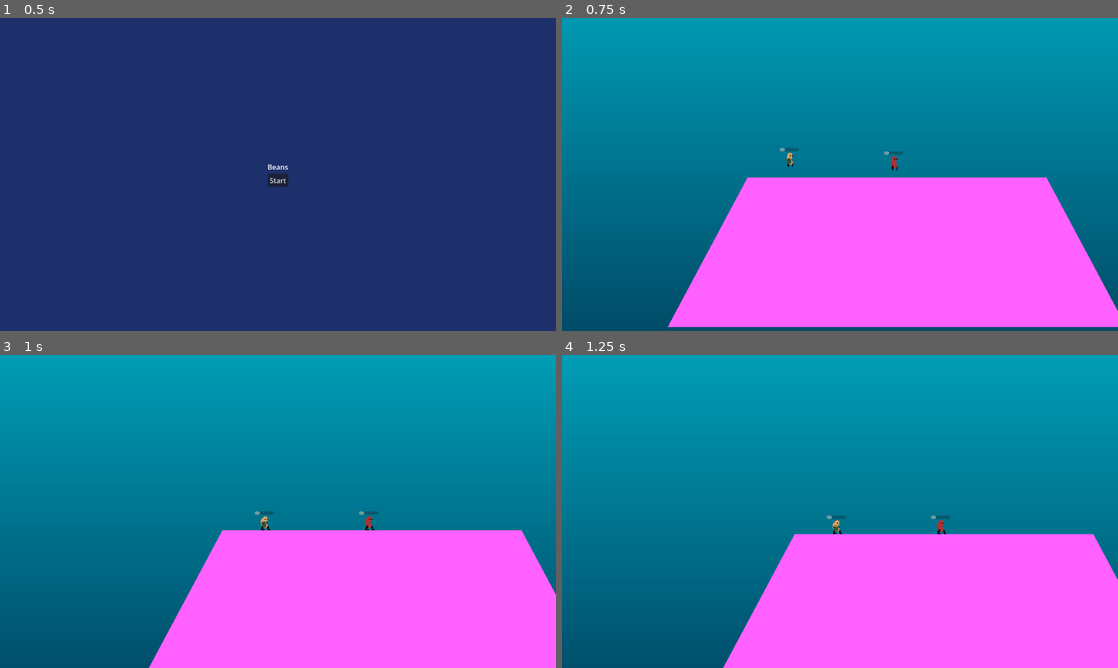
Above: before the commit, frames 1-4 (two rows, left to right).
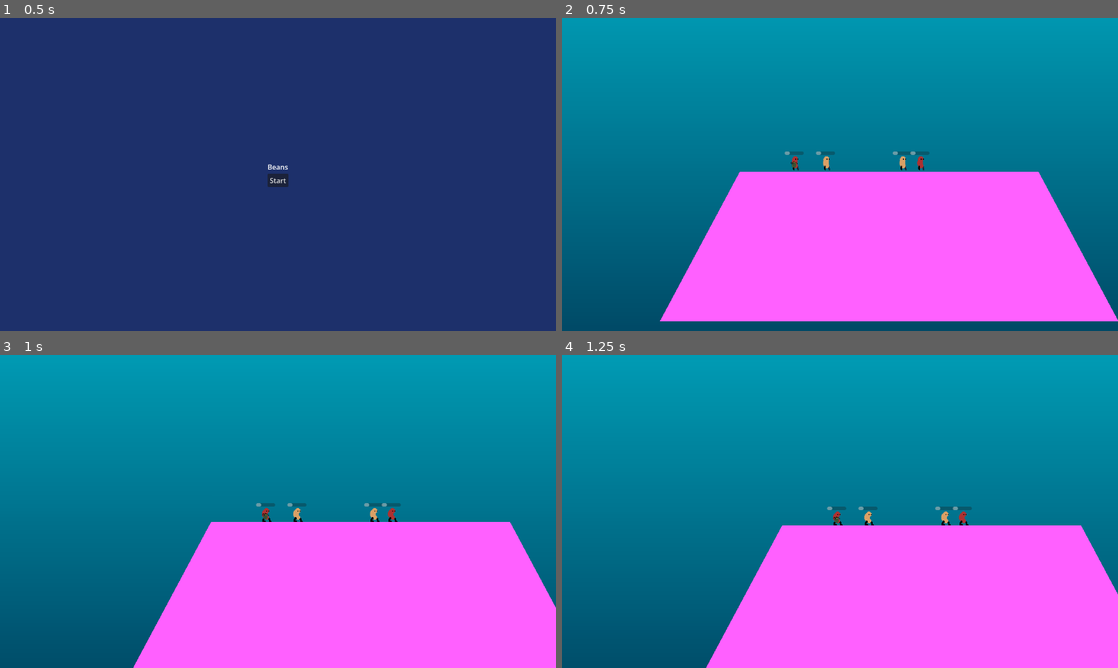
Above: after the commit, the same moments.

Repository: fredchien3/20-game-challenge
Game: Godot game, scene res://main/main.tscn
Same seed, same stepped clock (60 frames per second), same inputs: the game is played once before the commit and once after it.
Inputs:
- Up to frame 1 (0.5 s): no input
- Up to frame 2 (0.75 s): click "Start" at 0.5 s
- Up to frame 3 (1 s): no input
- Up to frame 4 (1.25 s): no input

Frame 1 is identical in both runs. In frame 2, 4.5% of the frame differs, in the area x 17-100%, y 41-99%; in frame 3, 3.5%; in frame 4, 3.6%.

Commit message:
Programmatically spawn beans

Diff:
--- a/7--worms/bean/bean.gd
+++ b/7--worms/bean/bean.gd
@@ -5,13 +5,15 @@
 signal died(bean)
 signal exploded(pos, radius)
 
+enum Type { PINTO, KIDNEY }
+
 # Movement
 const SPEED := 150.0
 const JUMP_VELOCITY := -300.0
 ## How long the bean gets to move for after firing weapon
 const MOVEMENT_ALLOWANCE_AFTER_FIRING := 1.0
 
-@export_enum("pinto", "kidney") var type: String
+@export var type: Type
 @export var explosion_radius: float
 # Aiming/charging variables
 @export var power_rate: float
@@ -36,11 +38,6 @@
 var health := 20.0
 
 @onready var current_weapon: PackedScene = GrenadeScene
-
-
-func _ready() -> void:
-	if type == "kidney":
-		body_sprite.sprite_frames = kidney_sprite_frames
 
 
 func _physics_process(delta: float) -> void:
@@ -82,6 +79,12 @@
 	elif event.is_action_pressed("select_bazooka"):
 		weapon_sprite.texture = bazooka_texture
 		current_weapon = MissileScene
+
+
+func set_type(_type: Type) -> void:
+	type = _type
+	if type == Type.KIDNEY:
+		body_sprite.sprite_frames = kidney_sprite_frames
 
 
 func handle_labels():
--- a/7--worms/bean/bean.tscn
+++ b/7--worms/bean/bean.tscn
@@ -14,7 +14,6 @@
 [node name="Bean" type="CharacterBody2D" unique_id=1631304650 node_paths=PackedStringArray("weapon_sprite", "health_bar", "power_bar", "body_sprite") groups=["beans"]]
 collision_layer = 2
 script = ExtResource("1_a2qa3")
-type = "pinto"
 explosion_radius = 50.0
 power_rate = 500.0
 max_power = 750.0
@@ -32,8 +31,9 @@
 [node name="AnimatedSprite2D" type="AnimatedSprite2D" parent="." unique_id=186977195]
 position = Vector2(-4.76837e-07, -2.38419e-07)
 sprite_frames = ExtResource("6_a2qa3")
-animation = &"idle"
+animation = &"walk"
 autoplay = "idle"
+frame_progress = 0.88736075
 
 [node name="CollisionShape2D" type="CollisionShape2D" parent="." unique_id=2094025430]
 position = Vector2(2, 0)
--- a/7--worms/bean/kidney_sprite_frames.tres
+++ b/7--worms/bean/kidney_sprite_frames.tres
@@ -96,5 +96,5 @@
 }],
 "loop": true,
 "name": &"walk",
-"speed": 10.0
+"speed": 14.0
 }]
--- a/7--worms/bean/pinto_sprite_frames.tres
+++ b/7--worms/bean/pinto_sprite_frames.tres
@@ -96,5 +96,5 @@
 }],
 "loop": true,
 "name": &"walk",
-"speed": 10.0
+"speed": 14.0
 }]
--- a/7--worms/main/level.gd
+++ b/7--worms/main/level.gd
@@ -8,8 +8,11 @@
 @export var terrain: StaticBody2D
 @export var camera: Camera2D
 @export var ExplosionScene: PackedScene
+@export var BeanScene: PackedScene
+@export var SpawnPoint: PathFollow2D
 
 var game_active = true
+var beans_per_team = 2
 var active_bean: CharacterBody2D
 var active_bean_index := 0
 var beans: Array[Node]
@@ -17,20 +20,7 @@
 
 func _ready() -> void:
 	Engine.time_scale = 1.0
-	beans = get_tree().get_nodes_in_group("beans")
-
-	beans.sort_custom(func(a, b): return a.global_position.x < b.global_position.x)
-
-	active_bean = beans[active_bean_index]
-	active_bean.set_active(true)
-	camera.global_position = active_bean.global_position
-
-	# Bind weapon spawns
-	for bean in beans:
-		bean.grenade_thrown.connect(_on_bean_grenade_thrown)
-		bean.bazooka_shot.connect(_on_bean_bazooka_shot)
-		bean.died.connect(_on_bean_died)
-		bean.exploded.connect(_on_explosion)
+	initialize_beans()
 
 
 func _physics_process(_delta: float) -> void:
@@ -50,6 +40,31 @@
 func _input(event: InputEvent) -> void:
 	if event.is_action_pressed("debug_p"):
 		cycle_active_bean()
+
+
+func initialize_beans() -> void:
+	for type in BeanScene.instantiate().Type.values():
+		for i in range(0, beans_per_team):
+			var bean = BeanScene.instantiate()
+			bean.set_type(type)
+			SpawnPoint.progress_ratio = randf()
+			bean.global_position = SpawnPoint.global_position
+			add_child(bean)
+
+	beans = get_tree().get_nodes_in_group("beans")
+
+	beans.sort_custom(func(a, b): return a.global_position.x < b.global_position.x)
+
+	active_bean = beans[active_bean_index]
+	active_bean.set_active(true)
+	camera.global_position = active_bean.global_position
+
+	# Bind weapon spawns
+	for bean in beans:
+		bean.grenade_thrown.connect(_on_bean_grenade_thrown)
+		bean.bazooka_shot.connect(_on_bean_bazooka_shot)
+		bean.died.connect(_on_bean_died)
+		bean.exploded.connect(_on_explosion)
 
 
 func reload():
--- a/7--worms/main/level.tscn
+++ b/7--worms/main/level.tscn
@@ -13,11 +13,19 @@
 
 [sub_resource type="WorldBoundaryShape2D" id="WorldBoundaryShape2D_uhgg0"]
 
-[node name="Level" type="Node2D" unique_id=1356992224 node_paths=PackedStringArray("terrain", "camera")]
+[sub_resource type="Curve2D" id="Curve2D_2226f"]
+_data = {
+"points": PackedVector2Array(0, 0, 0, 0, 273, 253, 0, 0, 0, 0, 878, 253)
+}
+point_count = 2
+
+[node name="Level" type="Node2D" unique_id=1356992224 node_paths=PackedStringArray("terrain", "camera", "SpawnPoint")]
 script = ExtResource("1_uhgg0")
 terrain = NodePath("Terrain")
 camera = NodePath("Camera2D")
 ExplosionScene = ExtResource("2_4f75v")
+BeanScene = ExtResource("3_4f75v")
+SpawnPoint = NodePath("SpawnPath/SpawnPoint")
 
 [node name="ColorRect" type="TextureRect" parent="." unique_id=2040422406]
 texture_filter = 2
@@ -52,17 +60,14 @@
 position = Vector2(576, 720)
 shape = SubResource("WorldBoundaryShape2D_uhgg0")
 
-[node name="Bean" parent="." unique_id=1631304650 instance=ExtResource("3_4f75v")]
-texture_filter = 1
-position = Vector2(336, 232)
-
-[node name="Bean2" parent="." unique_id=409720799 instance=ExtResource("3_4f75v")]
-texture_filter = 1
-position = Vector2(576, 240)
-type = "kidney"
-
 [node name="Camera2D" type="Camera2D" parent="." unique_id=932456956]
 position = Vector2(640, 360)
 position_smoothing_enabled = true
 
+[node name="SpawnPath" type="Path2D" parent="." unique_id=2081043409]
+curve = SubResource("Curve2D_2226f")
+
+[node name="SpawnPoint" type="PathFollow2D" parent="SpawnPath" unique_id=1674304486]
+position = Vector2(273, 253)
+
 [connection signal="body_entered" from="OutOfBounds" to="." method="_on_out_of_bounds_body_entered"]
